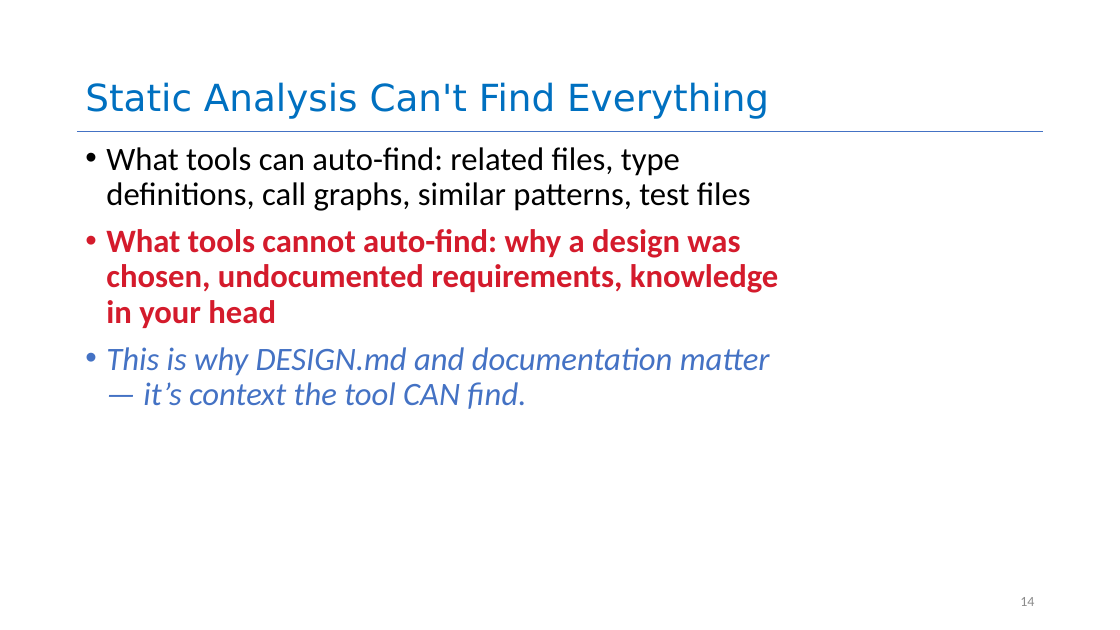
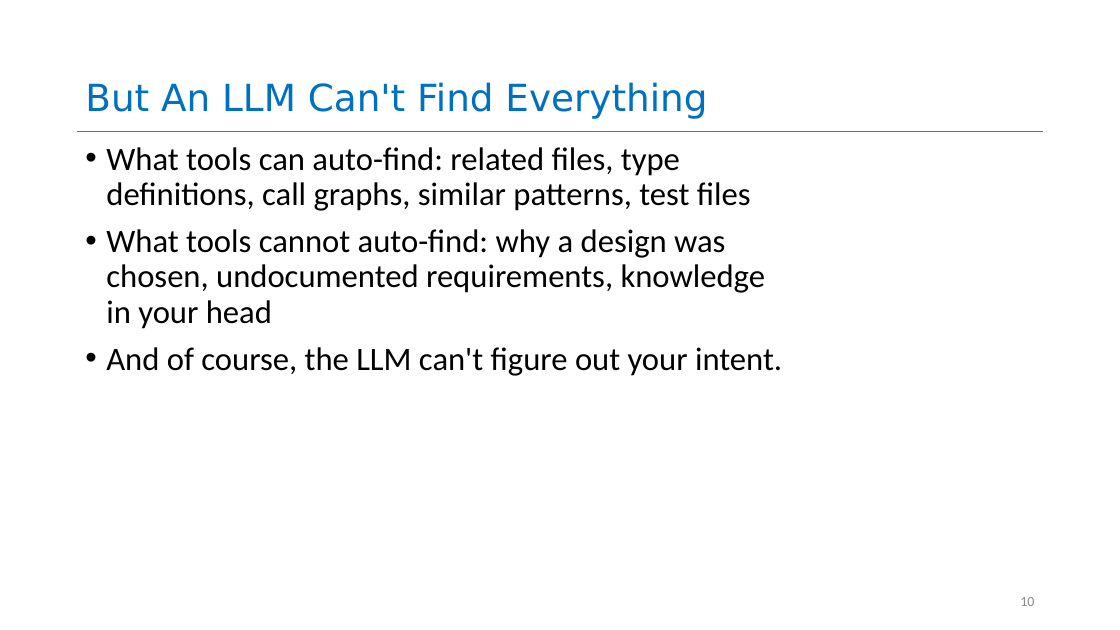
Before and after one commit to neu-se/CS4530-Spring-2026, a slide deck: slide 10 of Slides/Module 16 Using AI Agents.pptx (slide 14 before the commit). Drawn at 1120x630 pixels with LibreOffice and Linux fonts; fonts in the diff are those of the drawing. Boxes give left, top, right and bottom in pixels: in the first picture for what was removed or moved away, otherwise in the second. Text is boxed around its words. In the diff, an @@ line names an element or a change of style, - is before the commit and + after.

```diff
--- a/Slides/Module 16 Using AI Agents.pptx
+++ b/Slides/Module 16 Using AI Agents.pptx
@@ title at [85, 82, 707, 119]: text changed @@
-Static Analysis Can't Find Everything
+But An LLM Can't Find Everything
@@ text at [106, 229, 766, 329]: text colour #D41B2C to #000000, bold off in "What tools cannot auto-find: why a design ..." @@
@@ text at [106, 347, 782, 376]: text changed; text colour #4472C4 to #000000; italic off @@
-• This is why DESIGN.md and documentation matter — it’s context the tool CAN find.
+• And of course, the LLM can't figure out your intent.
@@ page number at [1020, 597, 1034, 606]: text changed @@
-14
+10
```
Also in this commit, not shown: 28 other slides changed, 7 slides added, 14 slides removed, 1 other file.
